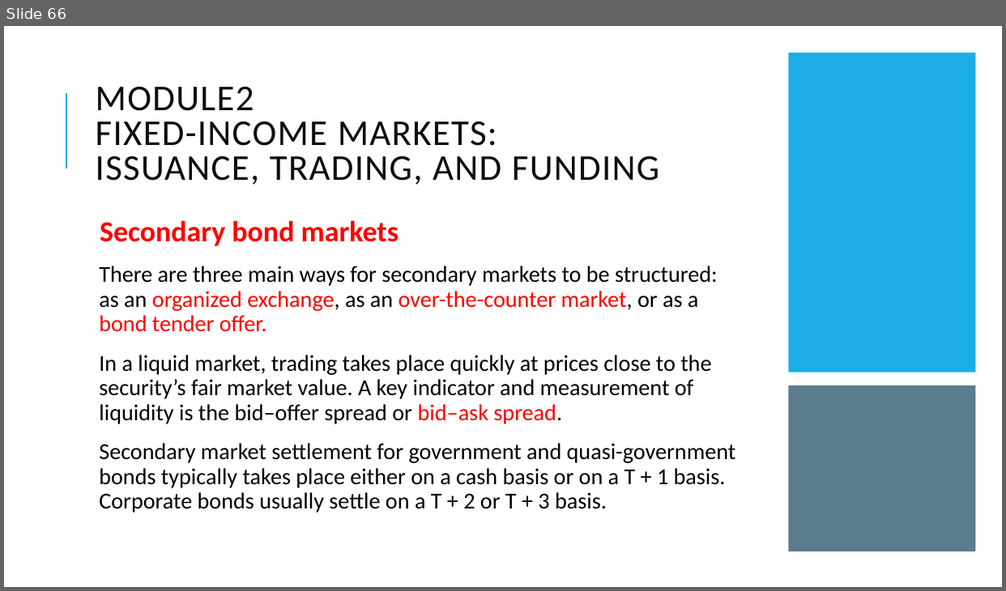
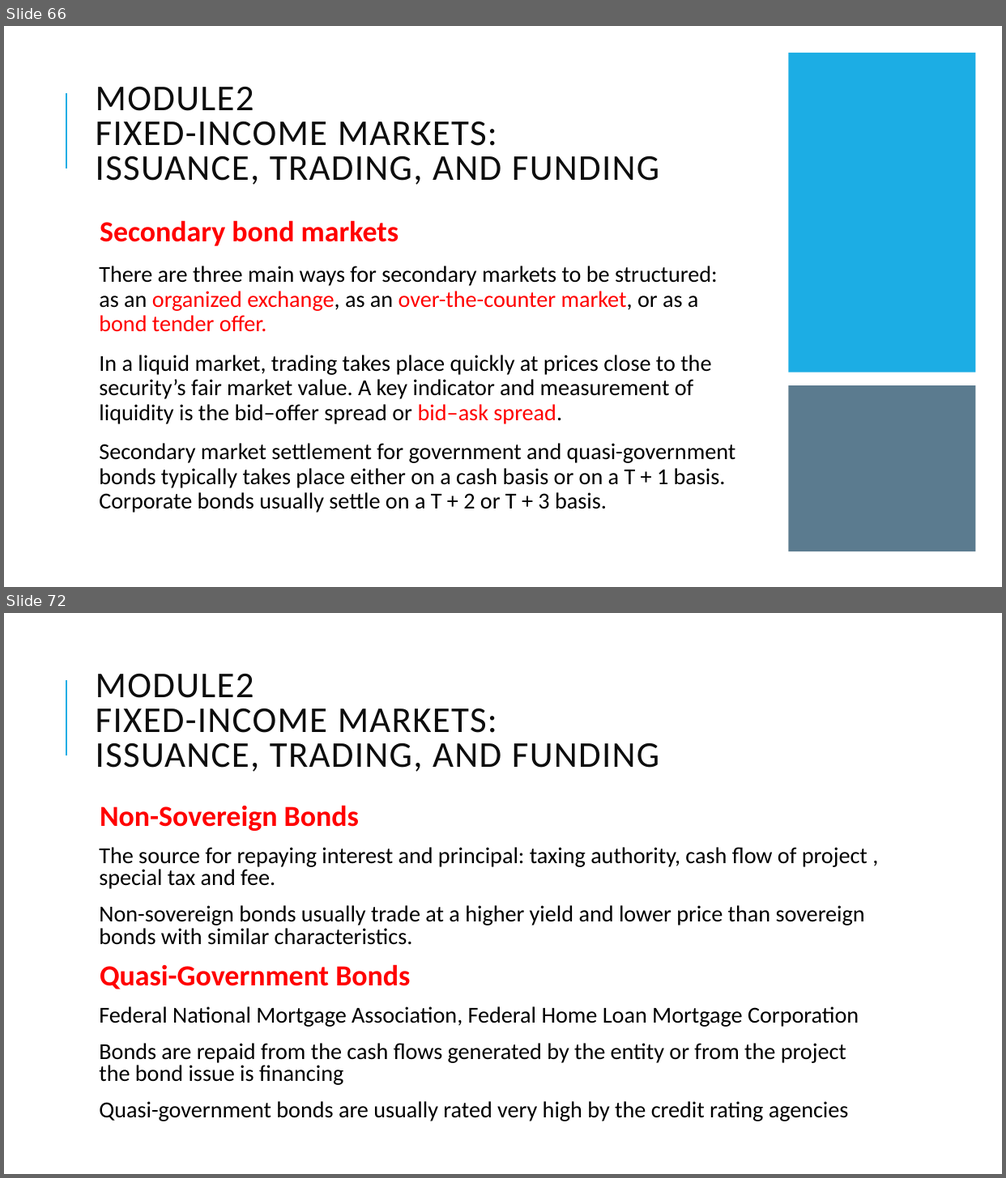
Before and after one commit to Isco0530/data, a slide deck: Fixed Income.pptx. Shown one above the other, each under a label of ours: slide 66 before the commit, slides 66 and 72 after it; the slides between them are not shown. The pictures are 1006x591 and 1006x1178 pixels, drawn with LibreOffice and Linux fonts; fonts in the diff are those of the drawing. Boxes give left, top, right and bottom in pixels: in the first picture for what was removed or moved away, otherwise in the second. Text is boxed around its words. In the diff, an @@ line names an element or a change of style, - is before the commit and + after.

```diff
--- a/Fixed Income.pptx
+++ b/Fixed Income.pptx
@@ slide 72 added at [4,613,1002,1174], background #FFFFFF; not listed: 1 template element that a slide beside it also shows @@
@@ title added at [96,674,659,772], 35 pt, text #0D0D0D @@
+MODULE2
+FIXED-INCOME MARKETS:
+ISSUANCE, TRADING, AND FUNDING
@@ text added at [99,805,867,1122], 22 pt, text #000000 @@
+  Non-Sovereign Bonds
+  The source for repaying interest and principal: taxing authority, cash flow of project , special tax and fee.
+  Non-sovereign bonds usually trade at a higher yield and lower price than sovereign bonds with similar characteristics.
+  Quasi-Government Bonds
+  Federal National Mortgage Association, Federal Home Loan Mortgage Corporation
+  Bonds are repaid from the cash flows generated by the entity or from the project the bond issue is financing
+  Quasi-government bonds are usually rated very high by the credit rating agencies
```
Also in this commit, not shown: 2 slides changed, 5 other slides added.
